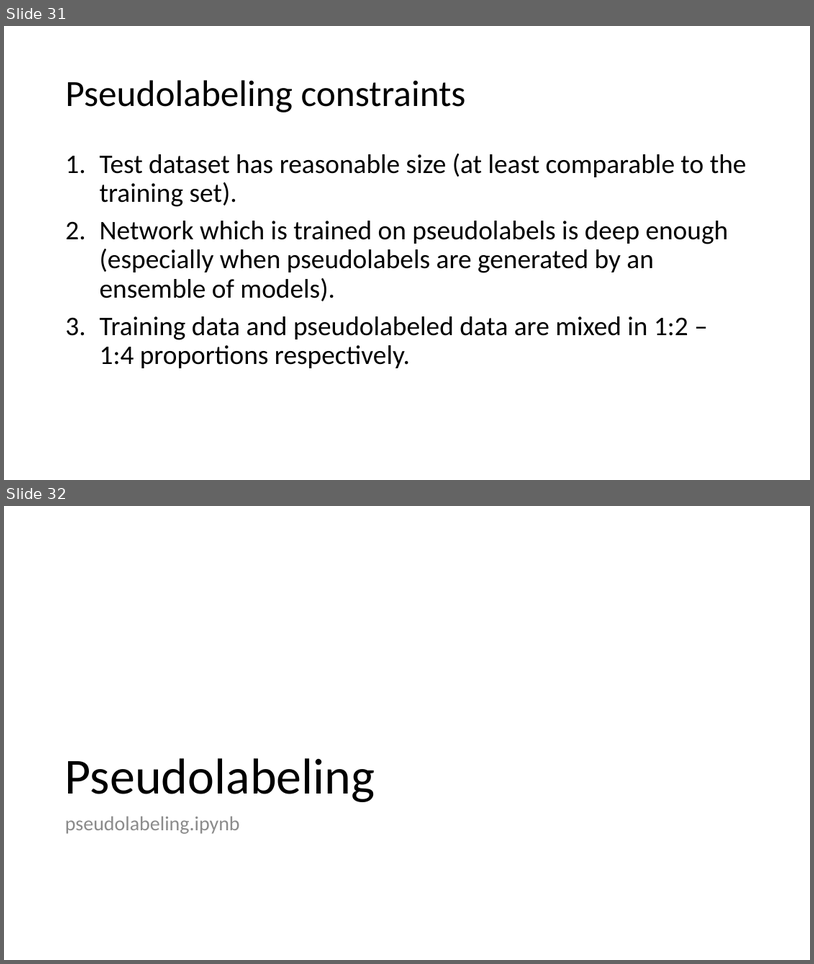
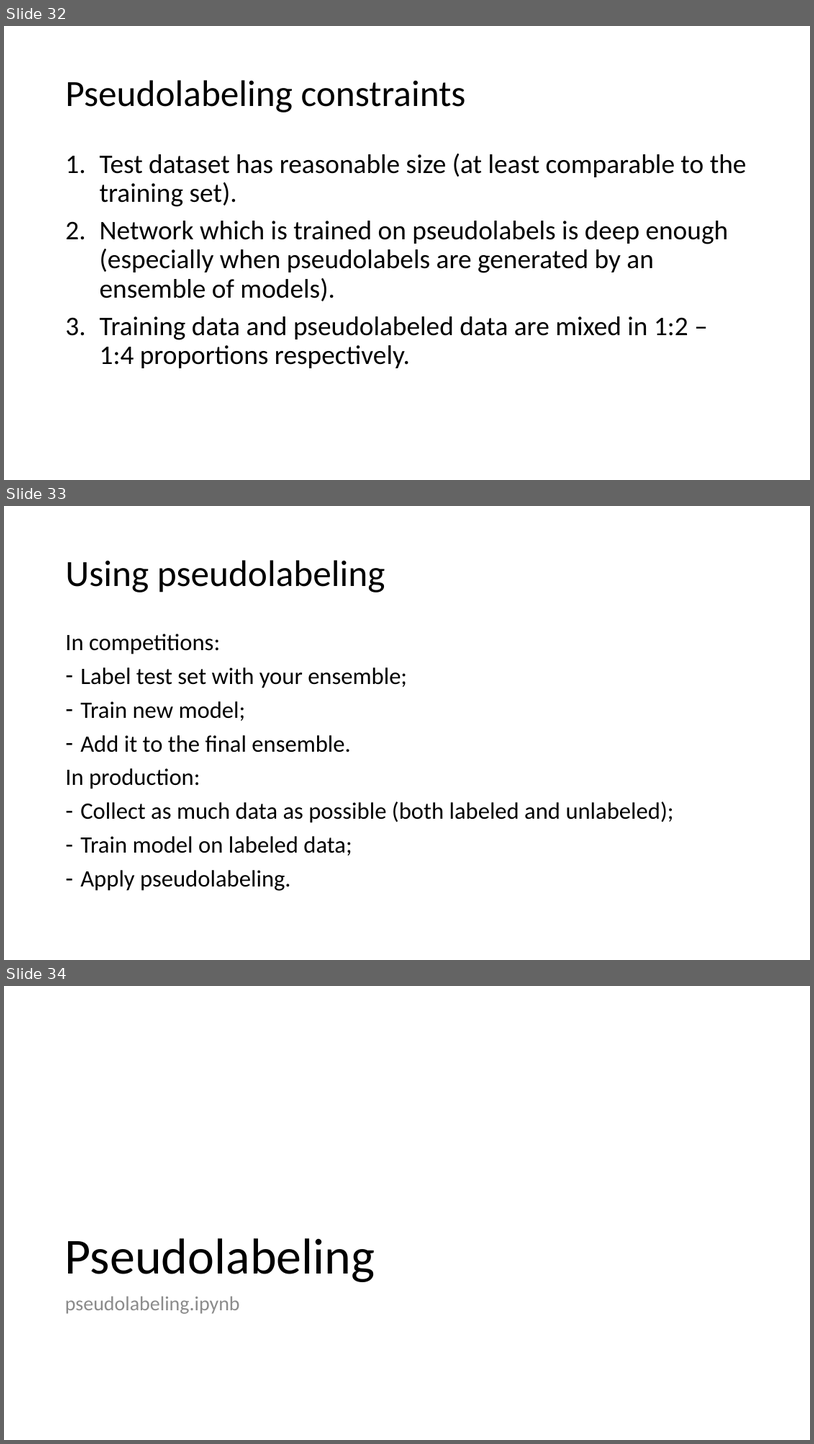
Before and after one commit to hokmund/cnn-tips-and-tricks, a slide deck: cnn-tips-and-tricks.pptx. Shown one above the other, each under a label of ours: slides 31 and 32 before the commit, slides 32, 33 and 34 after it. The pictures are 814x964 and 814x1444 pixels, drawn with LibreOffice and Linux fonts; fonts in the diff are those of the drawing. Boxes give left, top, right and bottom in pixels: in the first picture for what was removed or moved away, otherwise in the second. Text is boxed around its words. In the diff, an @@ line names an element or a change of style, - is before the commit and + after.

```diff
--- a/cnn-tips-and-tricks.pptx
+++ b/cnn-tips-and-tricks.pptx
@@ slide 33 added at <box>4,506,810,960</box>, background #FFFFFF @@
@@ title added at <box>65,560,386,592</box>, 44 pt, text #000000 @@
+Using pseudolabeling
@@ text added at <box>65,633,674,890</box>, 28 pt, text #000000 @@
+In competitions:
+– Label test set with your ensemble;
+– Train new model;
+– Add it to the final ensemble.
+In production:
+– Collect as much data as possible (both labeled and unlabeled);
+– Train model on labeled data;
+– Apply pseudolabeling.
@@ what was slide 31 is now slide 32 @@
@@ what was slide 32 is now slide 34 @@
```
Also in this commit, not shown: 2 slides changed, 1 other slide added.
